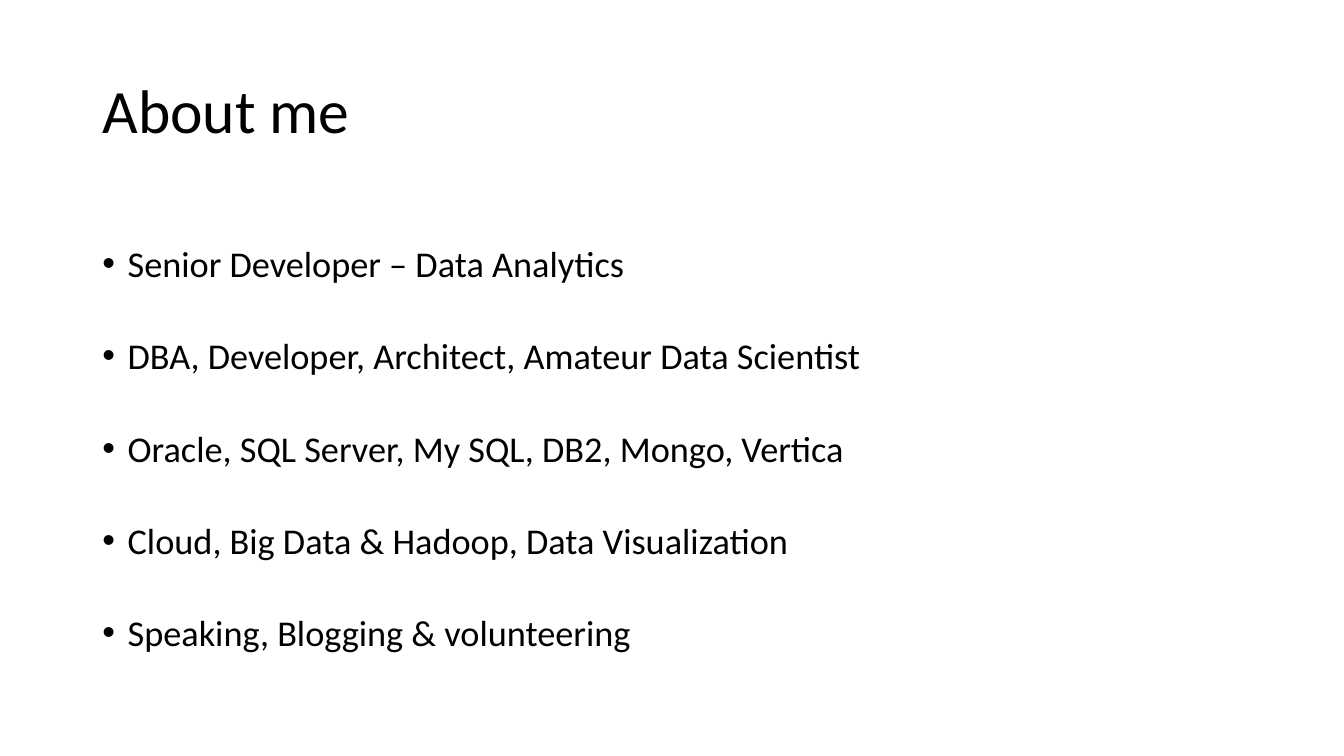
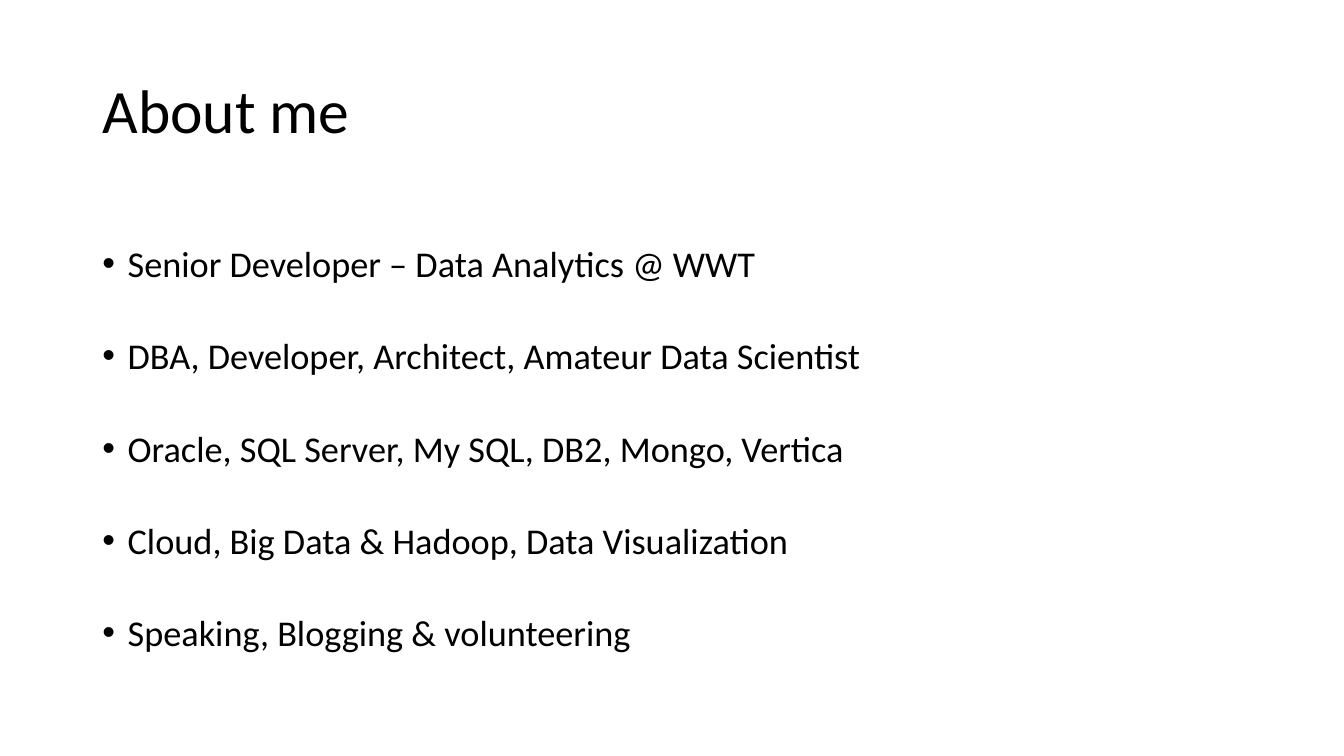
Before and after one commit to SQLSuperGuru/R, a slide deck: slide 2 of PASS Demo Qualitative Text Analysis.pptx. Drawn at 1344x756 pixels with LibreOffice and Linux fonts; fonts in the diff are those of the drawing. Boxes give left, top, right and bottom in pixels: in the first picture for what was removed or moved away, otherwise in the second. Text is boxed around its words. In the diff, an @@ line names an element or a change of style, - is before the commit and + after.

```diff
--- a/PASS Demo Qualitative Text Analysis.pptx
+++ b/PASS Demo Qualitative Text Analysis.pptx
@@ text at [128, 251, 755, 283]: text changed @@
-• Senior Developer – Data Analytics
+• Senior Developer – Data Analytics @ WWT
```
Also in this commit, not shown: 4 other slides changed.
